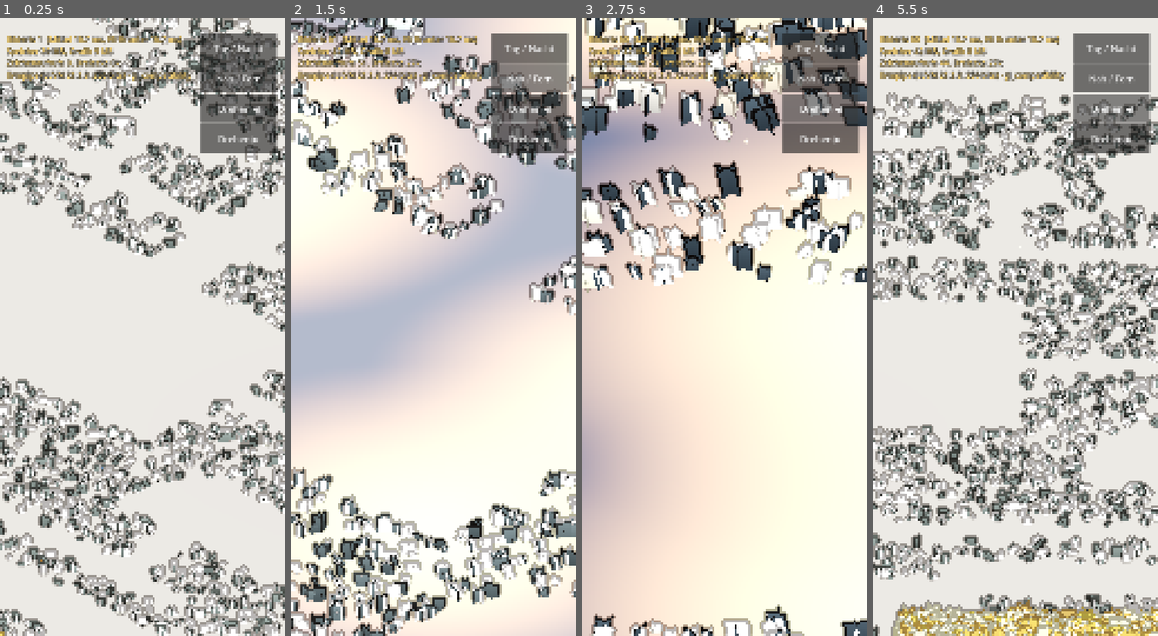
Above: before the commit, frames 1-4 (left to right).
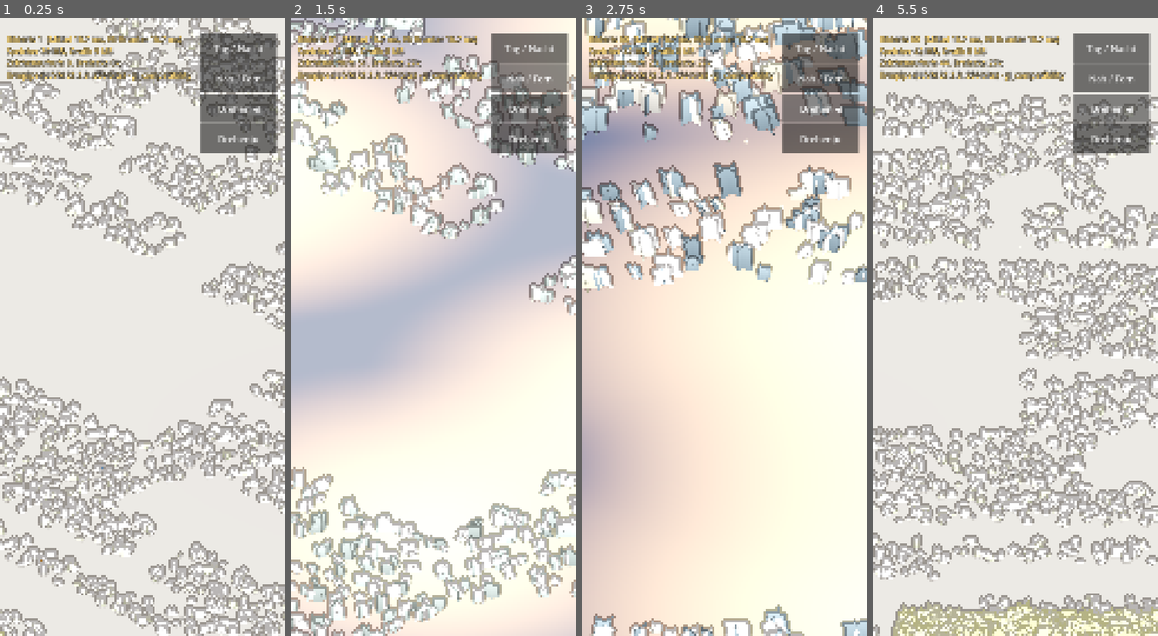
Above: after the commit, the same moments.

Repository: tramour-cmyk/androidapp_rpg_bornim
Game: Godot game, scene res://main.tscn
The game is run twice, just before and just after one commit, with the same random seed, the same clock (stepped at 60 frames per second) and the same inputs.
Inputs:
- Up to frame 1 (0.25 s): no input
- Up to frame 2 (1.5 s): click "Tag / Nacht" at 0.5 s; click "Nah / Fern" at 1.25 s
- Up to frame 3 (2.75 s): click "Drehen ◀" at 2 s
- Up to frame 4 (5.5 s): click "Drehen ▶" at 2.75 s; click "Tag / Nacht" at 3.5 s; click "Nah / Fern" at 4.25 s; click "Drehen ◀" at 5 s

The runs differ from the first frame. In frame 1, 11% of the frame differs, in the area x 0-100%, y 0-100%; in frame 2, 8.9%; in frame 3, 8.7%; in frame 4, 14%, in the area x 0-100%, y 12-100%.

Commit message:
348.5: Grasbueschel ohne eigene Schatten (schwarze Flecken), Markise heller, Schalter --ohnehalme/--ohnetusche fuer Bilder
Co-Authored-By: Claude Opus 5.5 <noreply@anthropic.com>
Claude-Session: https://claude.ai/code/session_01PeWFfcPupSrACKfTFYWMRK

Diff:
--- a/tools/godot348/halm.gdshader
+++ b/tools/godot348/halm.gdshader
@@ -1,6 +1,6 @@
 // Grasbueschel und Korn (MultiMesh): gemalte Halme auf Durchsicht, wiegen im Wind, Toenung je Bueschel (INSTANCE_CUSTOM).
 shader_type spatial;
-render_mode cull_disabled, specular_disabled;
+render_mode cull_disabled, specular_disabled, shadows_disabled;   // eigene Schatten der Halme waren schwarze Flecken
 uniform sampler2D tex : source_color, filter_linear_mipmap, repeat_disable;
 uniform float cut_on = 0.0;
 uniform vec3 cut_pos = vec3(0.0);
@@ -24,7 +24,7 @@
 void light() {
 	float l = clamp(dot(NORMAL, LIGHT), 0.0, 1.0) * ATTENUATION;
 	float b;
-	if (LIGHT_IS_DIRECTIONAL) b = smoothstep(0.38, 0.5, l) * 0.45 + smoothstep(0.04, 0.12, l) * 0.55;
+	if (LIGHT_IS_DIRECTIONAL) b = 0.55 + 0.45 * smoothstep(0.38, 0.5, l);
 	else b = l;
 	DIFFUSE_LIGHT += b * LIGHT_COLOR / PI;
 }
--- a/tools/godot348/main.gd
+++ b/tools/godot348/main.gd
@@ -357,6 +357,7 @@
 	halm_mat.set_shader_parameter("tex", bild("halme"))
 	mmi.material_override = halm_mat
 	add_child(mmi)
+	if "--ohnehalme" in OS.get_cmdline_user_args(): mmi.visible = false
 	print("HALME ", xf.size())
 	# Schmetterlinge an den Blumen (weiss, gelb, orange, blau)
 	var cols := [Color(0.97, 0.96, 0.92), Color(0.97, 0.88, 0.38), Color(0.94, 0.63, 0.25), Color(0.5, 0.72, 0.97)]
@@ -478,6 +479,7 @@
 	m.shader = load("res://tusche.gdshader")
 	q.material_override = m
 	cam.add_child(q)
+	if "--ohnetusche" in OS.get_cmdline_user_args(): q.visible = false
 	q.position = Vector3(0, 0, -1)
 	follow(1.0)
 
Not shown, changed: tools/blender348/v3/dorf.py
